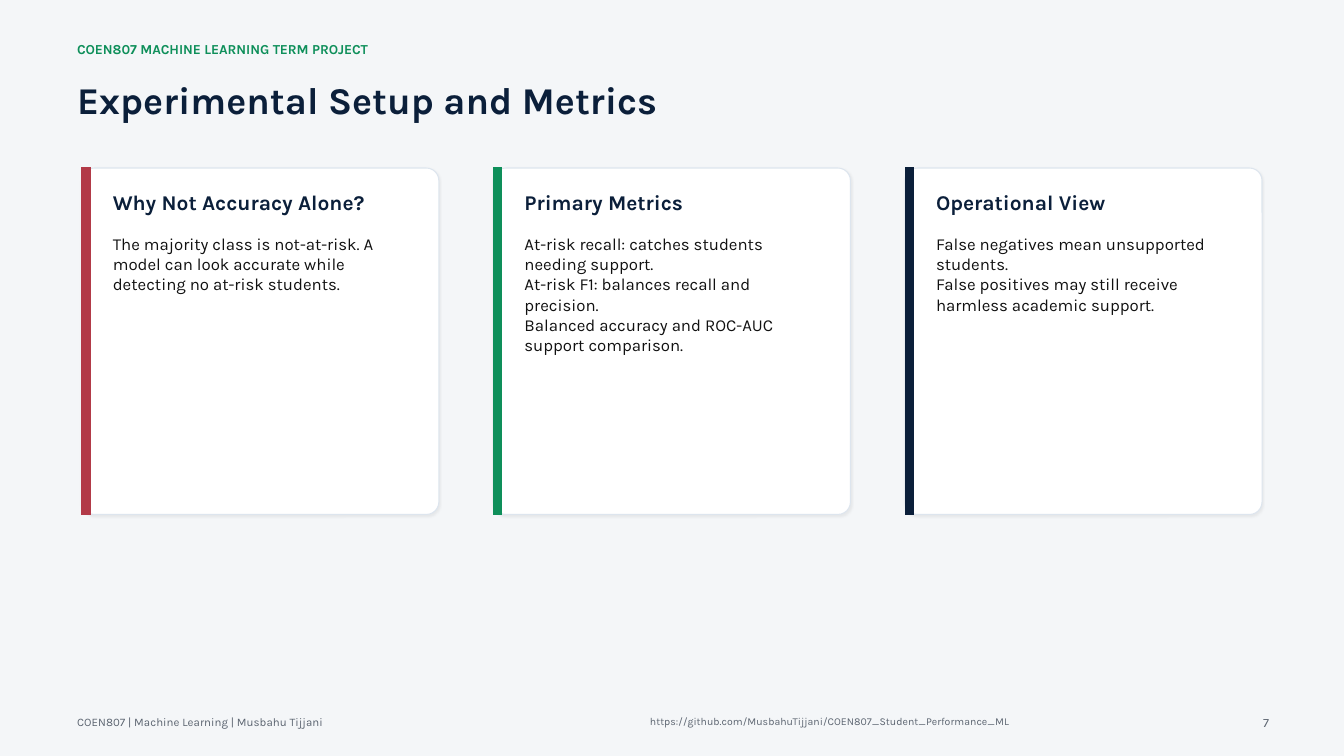
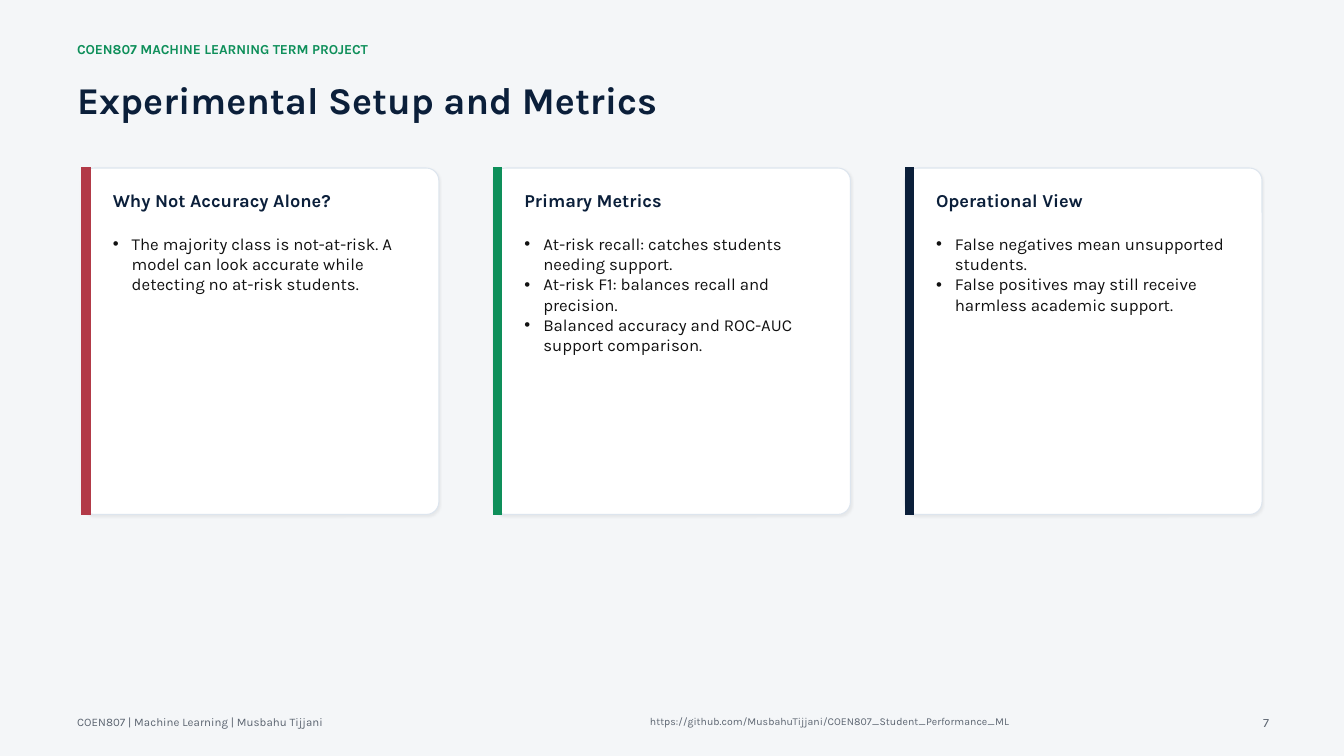
Before and after one commit to MusbahuTijjani/COEN807_Student_Performance_ML, a slide deck: slide 7 of slides/COEN807_Project_Presentation.pptx. Drawn at 1344x756 pixels with LibreOffice and Linux fonts; fonts in the diff are those of the drawing. Boxes give left, top, right and bottom in pixels: in the first picture for what was removed or moved away, otherwise in the second. Text is boxed around its words. In the diff, an @@ line names an element or a change of style, - is before the commit and + after.

```diff
--- a/slides/COEN807_Project_Presentation.pptx
+++ b/slides/COEN807_Project_Presentation.pptx
@@ size 15 to 13 pt in 3 elements at [113, 194, 331, 212], [524, 194, 662, 212], [936, 194, 1082, 212] @@
@@ bullet none to • in 3 elements at [132, 238, 392, 294], [543, 238, 792, 355], [955, 238, 1224, 315] @@
```
Also in this commit, not shown: 6 other slides changed.
